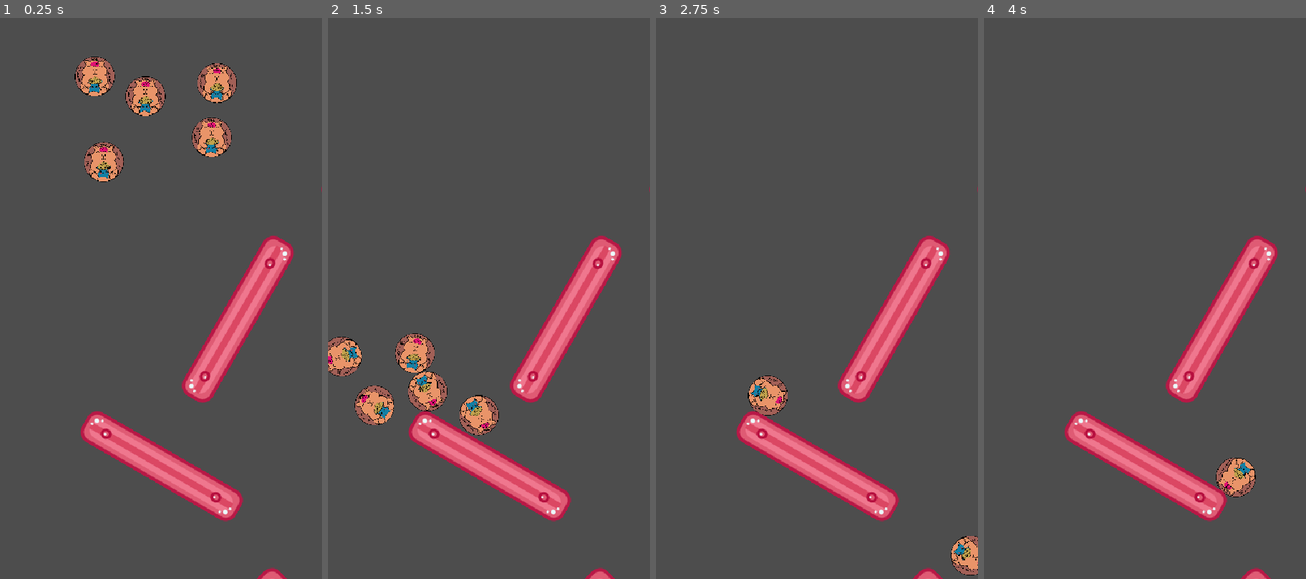
Above: before the commit, frames 1-4 (left to right).
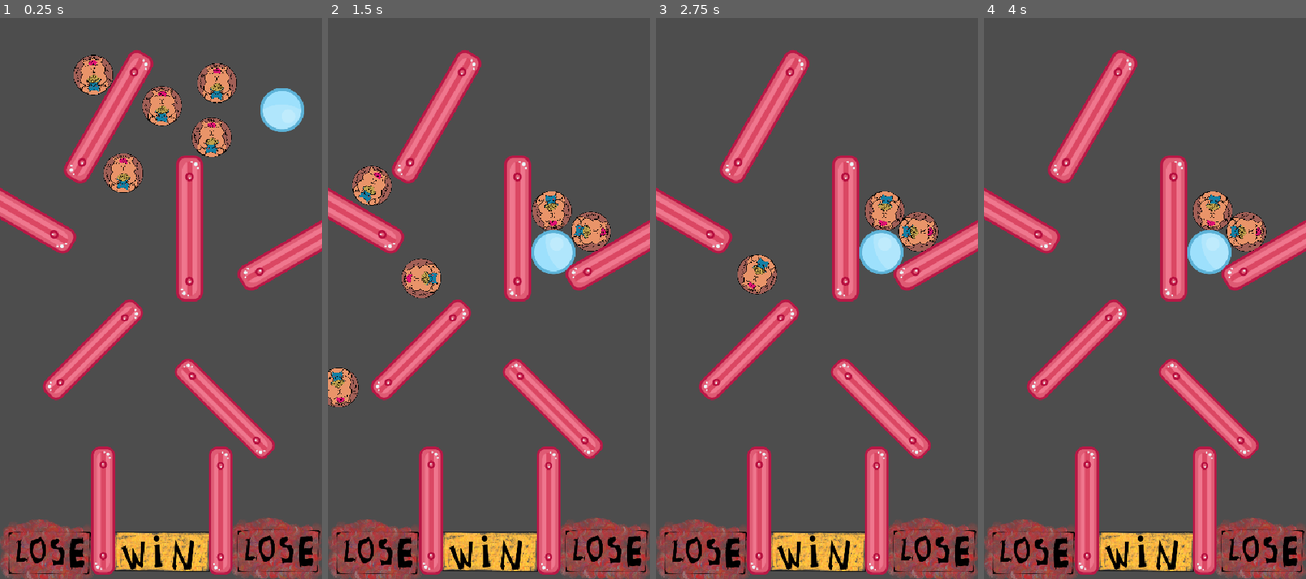
Above: after the commit, the same moments.

Repository: BenoitFHEAJ/ball-heaj
Game: Godot game, scene res://CapyBall Main Scene.tscn
The game is run twice, just before and just after one commit, with the same random seed, the same clock (stepped at 60 frames per second) and the same inputs.
Inputs:
- Up to frame 1 (0.25 s): no input
- Up to frame 2 (1.5 s): no input
- Up to frame 3 (2.75 s): no input
- Up to frame 4 (4 s): no input

The runs differ from the first frame. In frame 1, 28% of the frame differs, in the area x 0-100%, y 5-100%; in frame 2, 32%; in frame 3, 29%; in frame 4, 28%.

Commit message:
feat : win & lose sprite

Diff:
--- a/CapyBall Main Scene.tscn
+++ b/CapyBall Main Scene.tscn
@@ -3,6 +3,8 @@
 [ext_resource type="PackedScene" uid="uid://dh2ktdska1fi5" path="res://capy_ball.tscn" id="1_8llu5"]
 [ext_resource type="PackedScene" uid="uid://d11f1aytujxy8" path="res://wall_container.tscn" id="2_v4y2a"]
 [ext_resource type="PackedScene" uid="uid://dm5jrnxmxnuof" path="res://Ball.tscn" id="3_t5n0t"]
+[ext_resource type="Texture2D" uid="uid://bkd4cu3a8l4al" path="res://Assets/WIN.png" id="4_udmnt"]
+[ext_resource type="Texture2D" uid="uid://lqjomjl4yo60" path="res://Assets/lose.png" id="5_j1pap"]
 
 [node name="Node2D" type="Node2D" unique_id=1495046648]
 
@@ -24,4 +26,20 @@
 [node name="WallContainer" parent="." unique_id=1815146816 instance=ExtResource("2_v4y2a")]
 
 [node name="Ball" parent="." unique_id=1838251424 instance=ExtResource("3_t5n0t")]
-position = Vector2(801, 132)
+position = Vector2(473, 61)
+rotation = 3.1415927
+
+[node name="Win" type="Sprite2D" parent="." unique_id=656420228]
+position = Vector2(273.00003, 917)
+scale = Vector2(0.53074956, 0.5965353)
+texture = ExtResource("4_udmnt")
+
+[node name="Lose" type="Sprite2D" parent="." unique_id=1722225501]
+position = Vector2(459.00003, 918)
+scale = Vector2(0.54747856, 0.5372314)
+texture = ExtResource("5_j1pap")
+
+[node name="Lose2" type="Sprite2D" parent="." unique_id=324452818]
+position = Vector2(75.00006, 921)
+scale = Vector2(0.54747856, 0.5372314)
+texture = ExtResource("5_j1pap")
--- a/wall_container.tscn
+++ b/wall_container.tscn
@@ -33,8 +33,9 @@
 [node name="WallContainer" type="Node" unique_id=1815146816]
 
 [node name="Wall2" type="StaticBody2D" parent="." unique_id=108329678]
-position = Vector2(688, 1067)
+position = Vector2(377, 675)
 rotation = -2.3561945
+scale = Vector2(0.7, 0.7)
 physics_material_override = SubResource("1")
 metadata/_edit_group_ = true
 
@@ -46,8 +47,9 @@
 shape = SubResource("2")
 
 [node name="Wall7" type="StaticBody2D" parent="." unique_id=903842916]
-position = Vector2(399.00003, 525)
+position = Vector2(182, 186)
 rotation = 2.0943952
+scale = Vector2(0.8, 0.8)
 physics_material_override = SubResource("3")
 metadata/_edit_group_ = true
 
@@ -59,8 +61,9 @@
 shape = SubResource("2")
 
 [node name="Wall8" type="StaticBody2D" parent="." unique_id=1861496257]
-position = Vector2(770, 766)
+position = Vector2(509.99994, 402)
 rotation = 5.759587
+scale = Vector2(0.8, 0.8)
 physics_material_override = SubResource("4")
 metadata/_edit_group_ = true
 
@@ -72,8 +75,9 @@
 shape = SubResource("2")
 
 [node name="Wall4" type="StaticBody2D" parent="." unique_id=795108508]
-position = Vector2(420, 1227)
+position = Vector2(173, 846)
 rotation = -1.5707964
+scale = Vector2(0.7, 0.7)
 physics_material_override = SubResource("5")
 metadata/_edit_group_ = true
 
@@ -85,9 +89,9 @@
 shape = SubResource("2")
 
 [node name="Wall1" type="StaticBody2D" parent="." unique_id=1809478413]
-position = Vector2(271, 771)
+position = Vector2(15.999998, 340)
 rotation = -2.6179938
-scale = Vector2(0.9737035, 0.99881244)
+scale = Vector2(0.8, 0.8)
 physics_material_override = SubResource("6")
 metadata/_edit_group_ = true
 
@@ -99,8 +103,9 @@
 shape = SubResource("2")
 
 [node name="Wall5" type="StaticBody2D" parent="." unique_id=180703983]
-position = Vector2(617, 1227)
+position = Vector2(370, 846)
 rotation = 1.5708
+scale = Vector2(0.7, 0.7)
 physics_material_override = SubResource("7")
 metadata/_edit_group_ = true
 
@@ -112,8 +117,9 @@
 shape = SubResource("2")
 
 [node name="Wall3" type="StaticBody2D" parent="." unique_id=1049878094]
-position = Vector2(368.00006, 1062)
+position = Vector2(156.00002, 576)
 rotation = 2.3561945
+scale = Vector2(0.7, 0.7)
 physics_material_override = SubResource("8")
 metadata/_edit_group_ = true
 
@@ -125,8 +131,9 @@
 shape = SubResource("2")
 
 [node name="Wall6" type="StaticBody2D" parent="." unique_id=1774679878]
-position = Vector2(659, 396)
-rotation = 0.7853982
+position = Vector2(318, 373)
+rotation = 1.5707964
+scale = Vector2(0.8, 0.8)
 physics_material_override = SubResource("9")
 metadata/_edit_group_ = true
 
Binary file added: Assets/WIN.png
Not shown, added: Assets/WIN.png.import
Binary file added: Assets/lose.png
Not shown, added: Assets/lose.png.import
